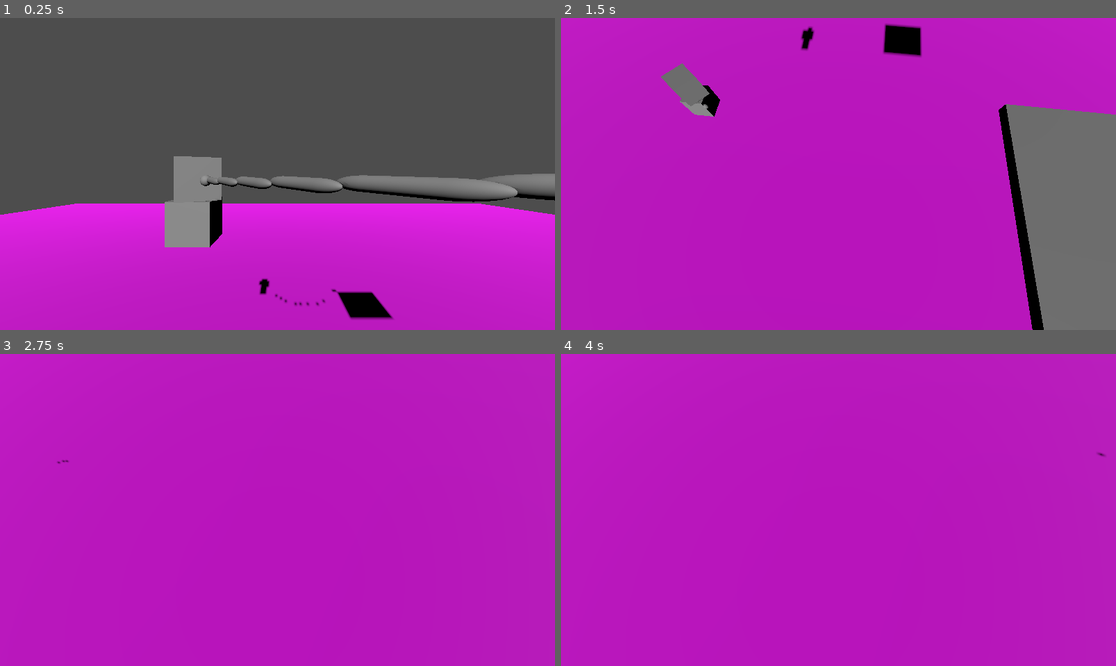
Above: before the commit, frames 1-4 (two rows, left to right).
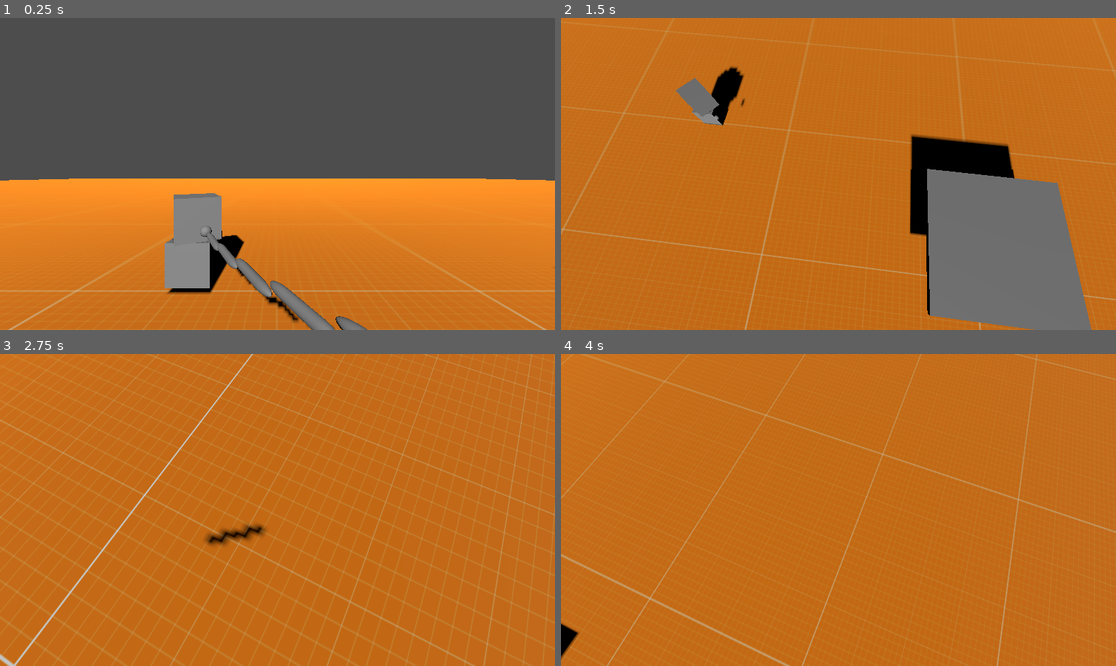
Above: after the commit, the same moments.

Repository: Flodurs/GoDotTest
Game: Godot game, scene res://scenes/level/level.tscn
Same seed, same stepped clock (60 frames per second), same inputs: the game is played once before the commit and once after it.
Inputs:
- Up to frame 1 (0.25 s): no input
- Up to frame 2 (1.5 s): hold D (Right) 0.53-1.28 s; hold Down (CamDown) 0.53-1.28 s; tap Space (Jump) at 0.77 s; hold S (Backward) from 1.28 s (still down); tap Left (CamLeft) at 1.35 s
- Up to frame 3 (2.75 s): tap Space (Jump) at 1.52 s; release S (Backward) at 2.03 s; hold D (Right) from 2.03 s (still down); hold Right (CamRight) from 2.03 s (still down)
- Up to frame 4 (4 s): release D (Right) at 2.78 s; release Right (CamRight) at 2.78 s; hold W (Forward) 2.78-3.53 s; tap Up (CamUp) at 2.85 s; tap Space (Jump) at 3.02, 3.77 s; hold A (Left) from 3.53 s (still down); hold Down (CamDown) from 3.53 s (still down)

The runs differ from the first frame. In frame 1, 48% of the frame differs, in the area x 0-100%, y 44-100%; in frame 2, 96%; in frame 3, 100%, in the area x 0-100%, y 0-100%; in frame 4, 100%.

Commit message:
Floor Texture

Diff:
--- a/scenes/Player/player.gd
+++ b/scenes/Player/player.gd
@@ -24,7 +24,7 @@
 	var movement: bool = false
 
 
-
+	print(position)
 	if Input.is_action_pressed("Forward"):
 		movement = true
 		direction = camera_direction
@@ -55,7 +55,3 @@
 
 
 	move_and_slide()
-
-
-func floor_snap():
-	apply_floor_snap()
--- a/scenes/level/level.tscn
+++ b/scenes/level/level.tscn
@@ -1,5 +1,6 @@
-[gd_scene load_steps=7 format=3 uid="uid://dt7u684plii76"]
+[gd_scene load_steps=8 format=3 uid="uid://dt7u684plii76"]
 
+[ext_resource type="Texture2D" uid="uid://m025rq5osy1j" path="res://DevTexture.png" id="1_0hb6a"]
 [ext_resource type="PackedScene" uid="uid://bfrl7ncibdxrg" path="res://scenes/Player/player.tscn" id="1_wofso"]
 [ext_resource type="PackedScene" uid="uid://2m18wnpcsctt" path="res://scenes/enemys/enemy_1.tscn" id="2_c3eje"]
 [ext_resource type="PackedScene" uid="uid://v08ble4p3wop" path="res://scenes/Objects/moving_platform.tscn" id="3_572og"]
@@ -7,7 +8,8 @@
 [sub_resource type="BoxMesh" id="BoxMesh_gwq0k"]
 
 [sub_resource type="StandardMaterial3D" id="StandardMaterial3D_pispi"]
-albedo_color = Color(0.945098, 0, 0.960784, 1)
+albedo_texture = ExtResource("1_0hb6a")
+uv1_scale = Vector3(75, 75, 75)
 
 [sub_resource type="BoxShape3D" id="BoxShape3D_kgdq1"]
 size = Vector3(228.462, 0.553409, 233.124)
@@ -15,10 +17,9 @@
 [node name="Level" type="Node3D"]
 
 [node name="StaticBody3D" type="StaticBody3D" parent="."]
-transform = Transform3D(1, 0, 0, 0, 1, 0, 0, 0, 1, 0.2108, -3.98718, 0.0950389)
 
 [node name="MeshInstance3D" type="MeshInstance3D" parent="StaticBody3D"]
-transform = Transform3D(228.243, 0, 0, 0, 0.557, 0, 0, 0, 230.751, 0, -11.0493, 0)
+transform = Transform3D(228.243, 0, 0, 0, 0.557, 0, 0, 0, 230.751, 0, 0, 0)
 mesh = SubResource("BoxMesh_gwq0k")
 surface_material_override/0 = SubResource("StandardMaterial3D_pispi")
 
Binary file added: DevTexture.png
Not shown, added: DevTexture.png.import
